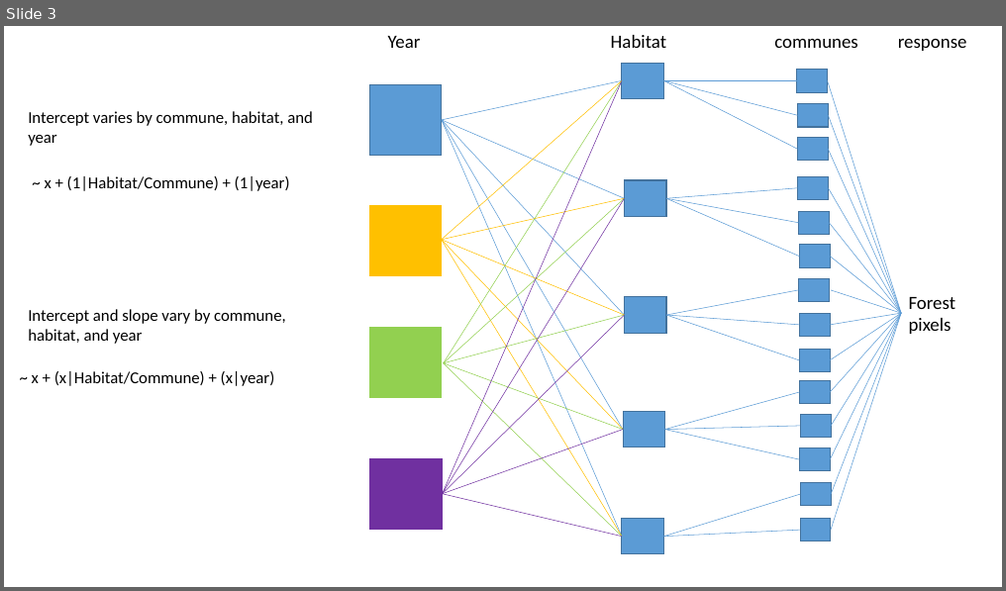
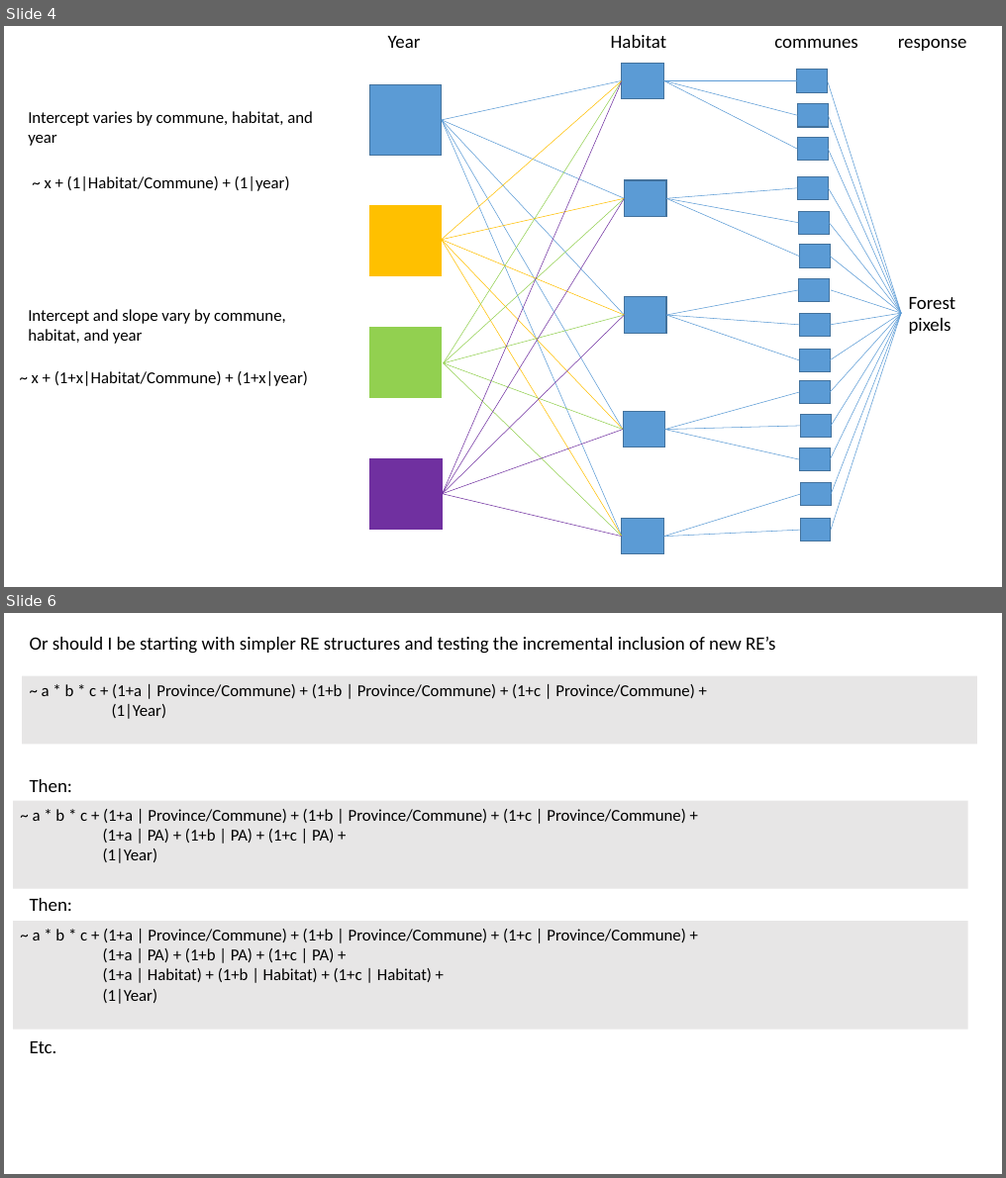
Before and after one commit to mattnuttall00/PhD_Chapter1, a slide deck: mixed_model_structures.pptx. Shown one above the other, each under a label of ours: slide 3 before the commit, slides 4 and 6 after it; the slides between them are not shown. The pictures are 1006x591 and 1006x1178 pixels, drawn with LibreOffice and Linux fonts; fonts in the diff are those of the drawing. Boxes give left, top, right and bottom in pixels: in the first picture for what was removed or moved away, otherwise in the second. Text is boxed around its words. In the diff, an @@ line names an element or a change of style, - is before the commit and + after.

```diff
--- a/mixed_model_structures.pptx
+++ b/mixed_model_structures.pptx
@@ slide 6 added at box(4, 613, 1002, 1174), background #FFFFFF @@
@@ text added at box(30, 637, 775, 654), 18 pt, text #000000 @@
+Or should I be starting with simpler RE structures and testing the incremental inclusion of new RE’s
@@ rectangle added at box(22, 676, 977, 744), fill #E7E6E6, 16 pt, text #000000 @@
+~ a * b * c + (1+a | Province/Commune) + (1+b | Province/Commune) + (1+c | Province/Commune) +
+(1|Year)
@@ text added at box(30, 779, 72, 792), 18 pt, text #000000 @@
+Then:
@@ rectangle added at box(13, 801, 968, 889), fill #E7E6E6, 16 pt, text #000000 @@
+~ a * b * c + (1+a | Province/Commune) + (1+b | Province/Commune) + (1+c | Province/Commune) +
+(1+a | PA) + (1+b | PA) + (1+c | PA) +
+(1|Year)
@@ text added at box(30, 898, 72, 911), 18 pt, text #000000 @@
+Then:
@@ rectangle added at box(13, 922, 968, 1030), fill #E7E6E6, 16 pt, text #000000 @@
+~ a * b * c + (1+a | Province/Commune) + (1+b | Province/Commune) + (1+c | Province/Commune) +
+(1+a | PA) + (1+b | PA) + (1+c | PA) +
+(1+a | Habitat) + (1+b | Habitat) + (1+c | Habitat) +
+(1|Year)
@@ text added at box(30, 1042, 57, 1054), 18 pt, text #000000 @@
+Etc.
@@ what was slide 3 is now slide 4 @@
@@ slide 4 changed as well @@
@@ text at box(32, 372, 307, 386): text changed @@
-~ x + (x|Habitat/Commune) + (x|year)
+~ x + (1+x|Habitat/Commune) + (1+x|year)
```
Also in this commit, not shown: 3 other slides changed, 2 other slides added, 1 other file.
